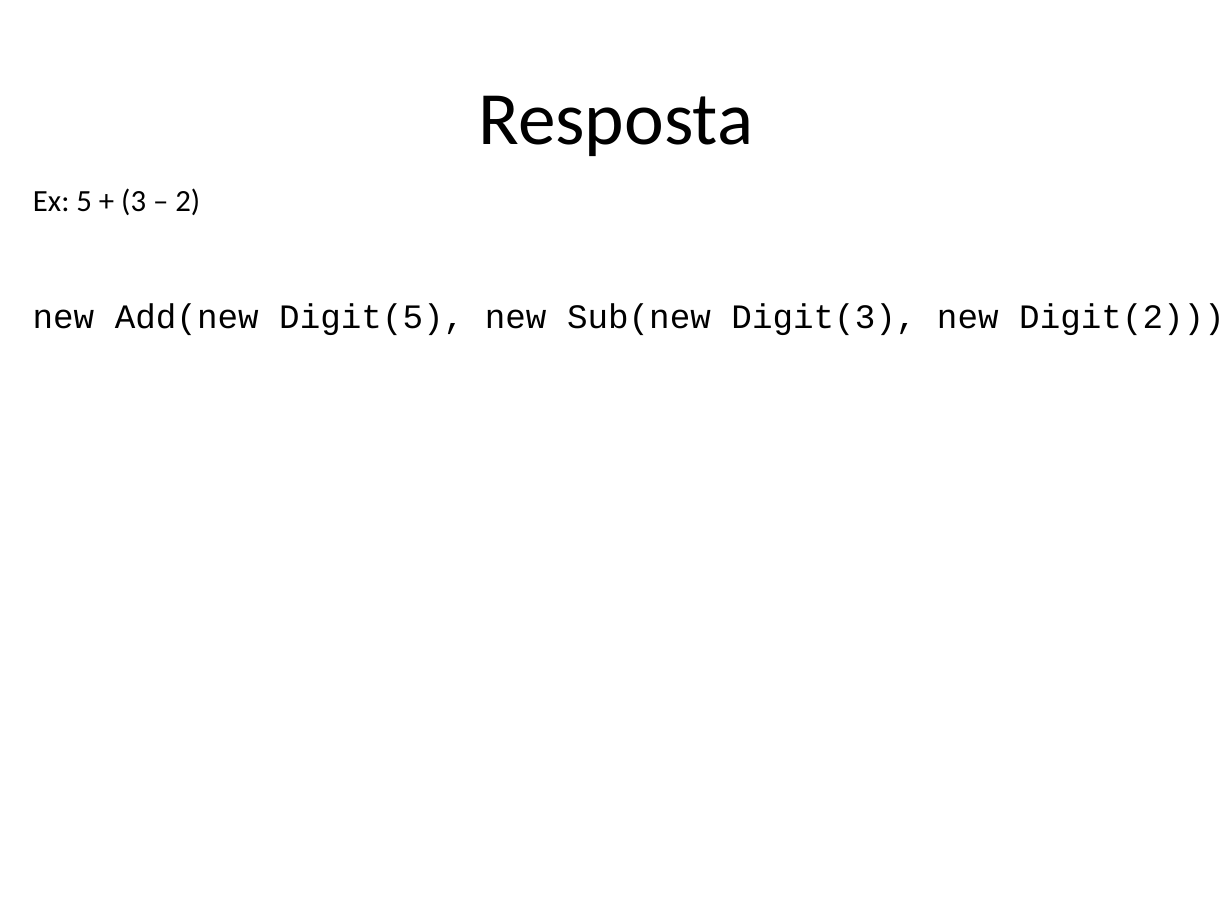
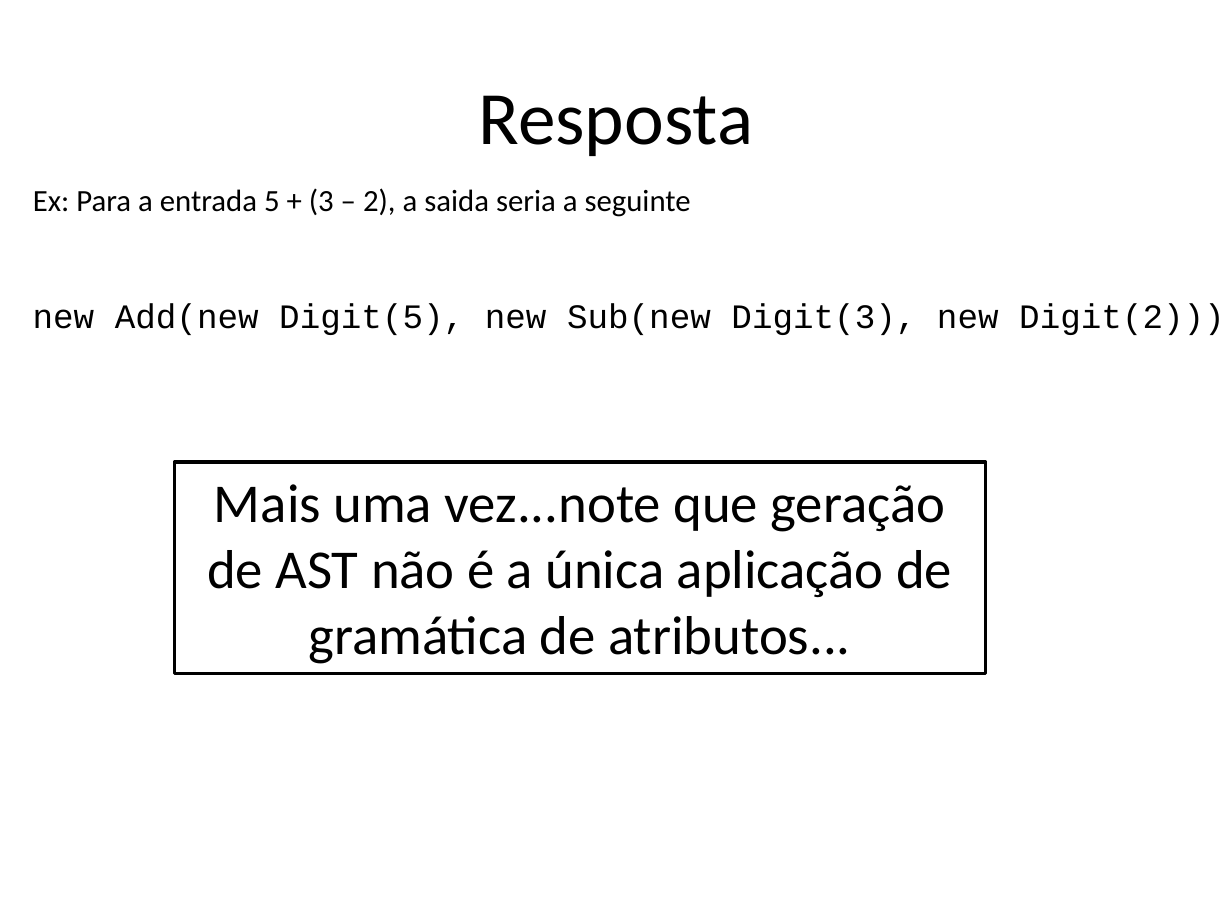
Before and after one commit to damorim/compilers-cin, a slide deck: slide 63 of slides-aulas/analise-sintatica.pptx (slide 62 before the commit). Drawn at 1232x924 pixels with LibreOffice and Linux fonts; fonts in the diff are those of the drawing. Boxes give left, top, right and bottom in pixels: in the first picture for what was removed or moved away, otherwise in the second. Text is boxed around its words. In the diff, an @@ line names an element or a change of style, - is before the commit and + after.

```diff
--- a/slides-aulas/analise-sintatica.pptx
+++ b/slides-aulas/analise-sintatica.pptx
@@ text at (33, 188, 691, 217): text changed @@
-Ex: 5 + (3 – 2)
+Ex: Para a entrada 5 + (3 – 2), a saida seria a seguinte
@@ rectangle added at (175, 462, 986, 674), outline #000000 2 pt, 32 pt, text #000000 @@
+Mais uma vez...note que geração de AST não é a única aplicação de gramática de atributos...
```
Also in this commit, not shown: 2 other slides changed, 1 slide added, 1 other file.
